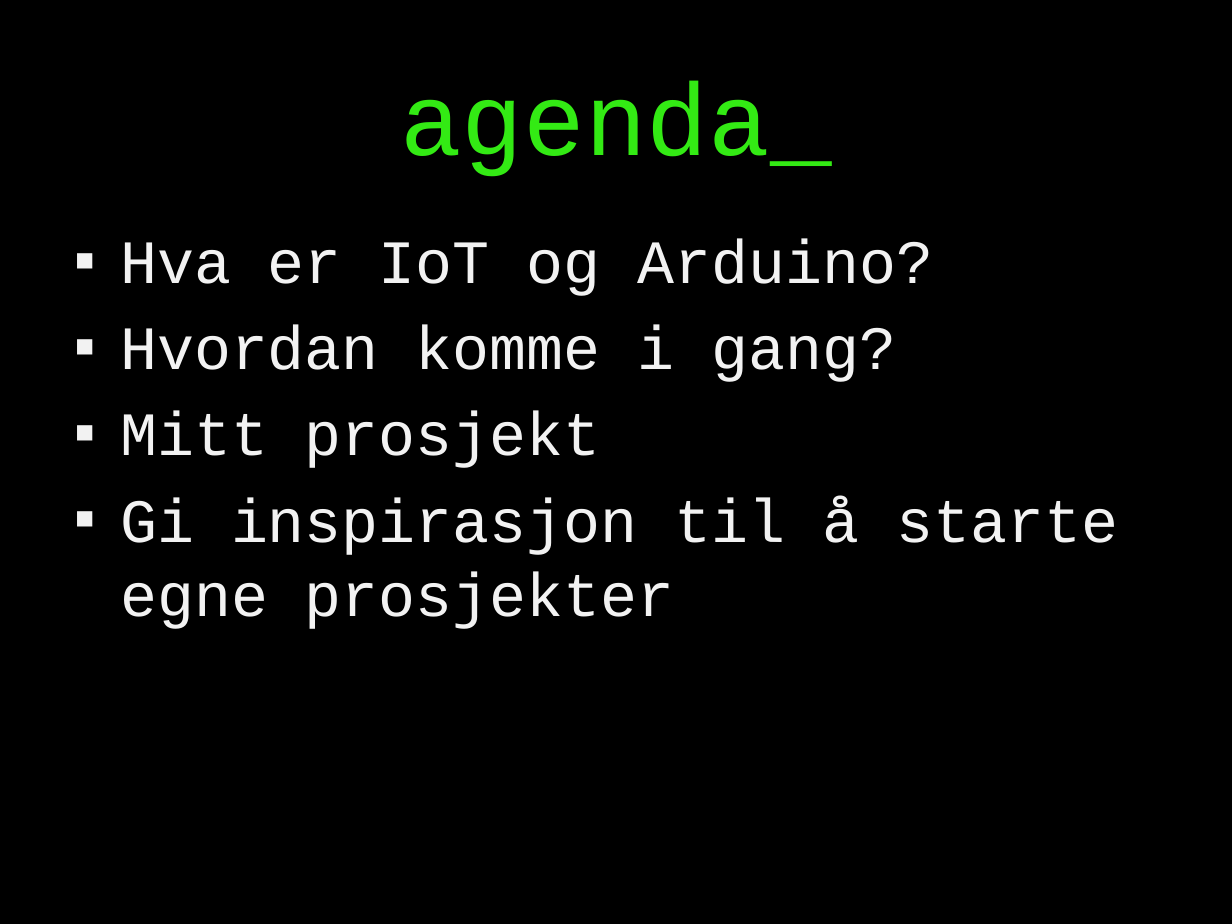
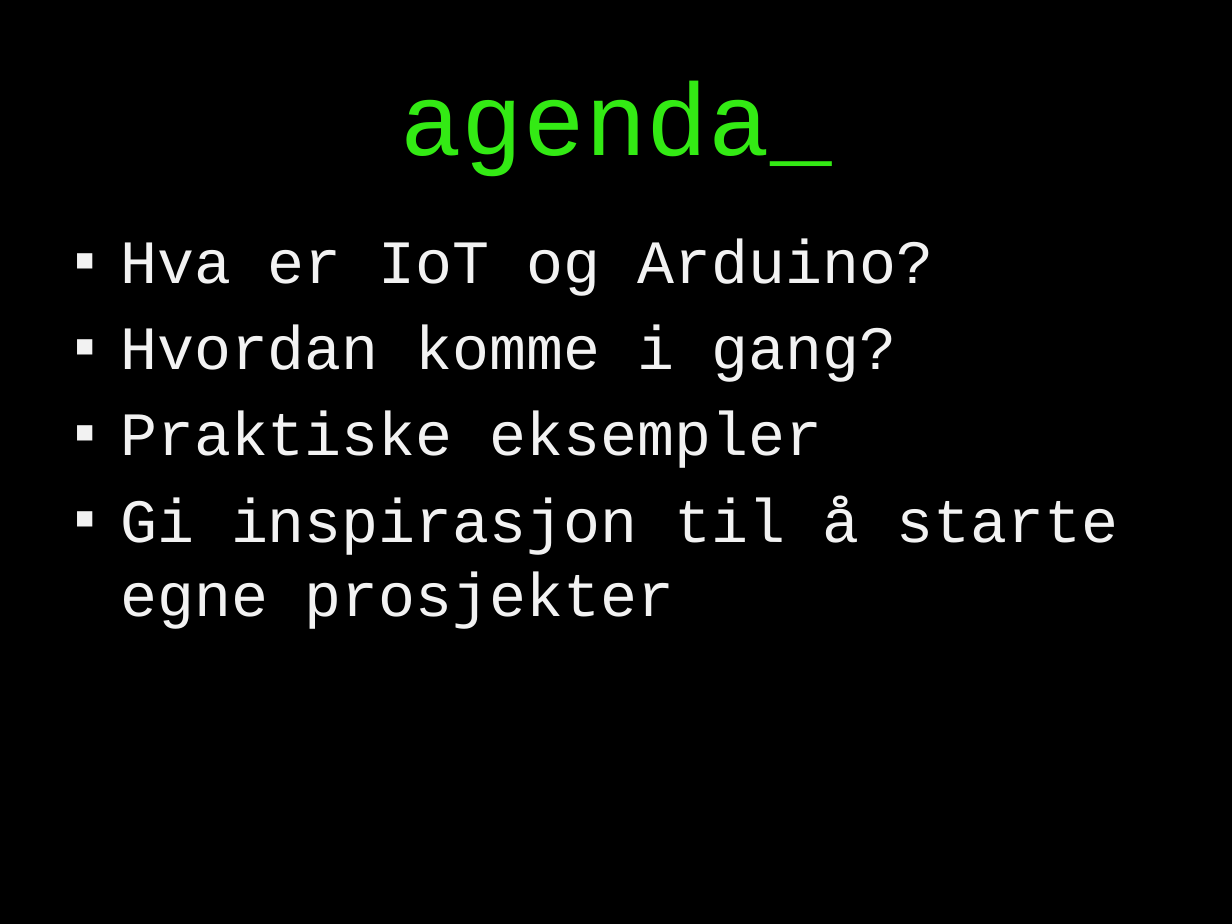
Before and after one commit to magnushg/automatr, a slide deck: slide 3 of presentation/ControllingTheWorldBouvetOne.pptx. Drawn at 1232x924 pixels with LibreOffice and Linux fonts; fonts in the diff are those of the drawing. Boxes give left, top, right and bottom in pixels: in the first picture for what was removed or moved away, otherwise in the second. Text is boxed around its words. In the diff, an @@ line names an element or a change of style, - is before the commit and + after.

Commit message:
presentation tweak

```diff
--- a/presentation/ControllingTheWorldBouvetOne.pptx
+++ b/presentation/ControllingTheWorldBouvetOne.pptx
@@ text at bbox=[120, 412, 823, 468]: text changed @@
-▪ Mitt prosjekt
+▪ Praktiske eksempler
```
